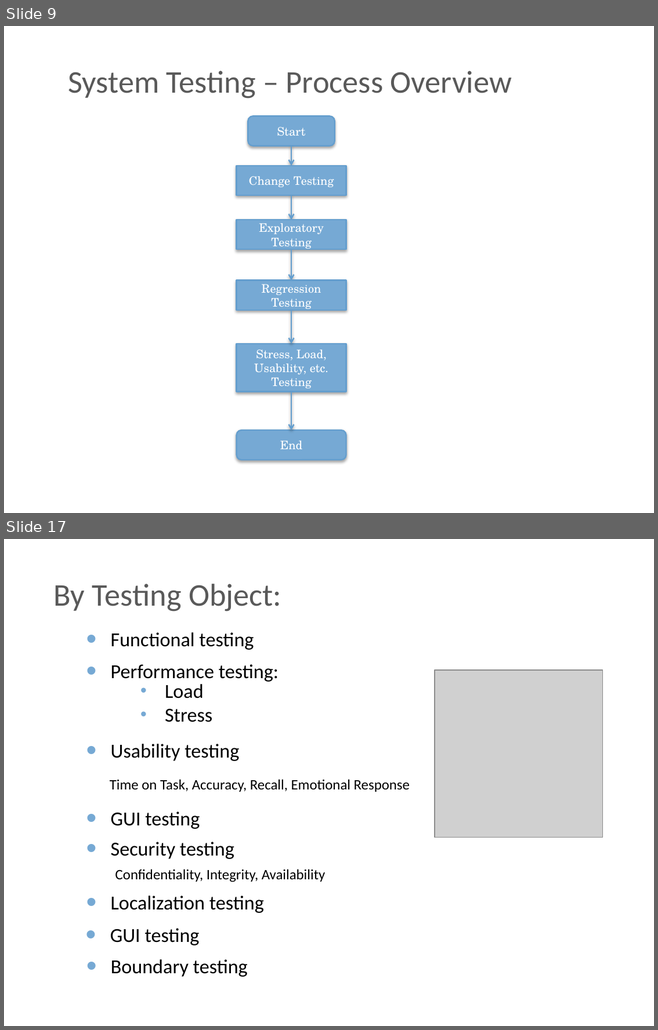
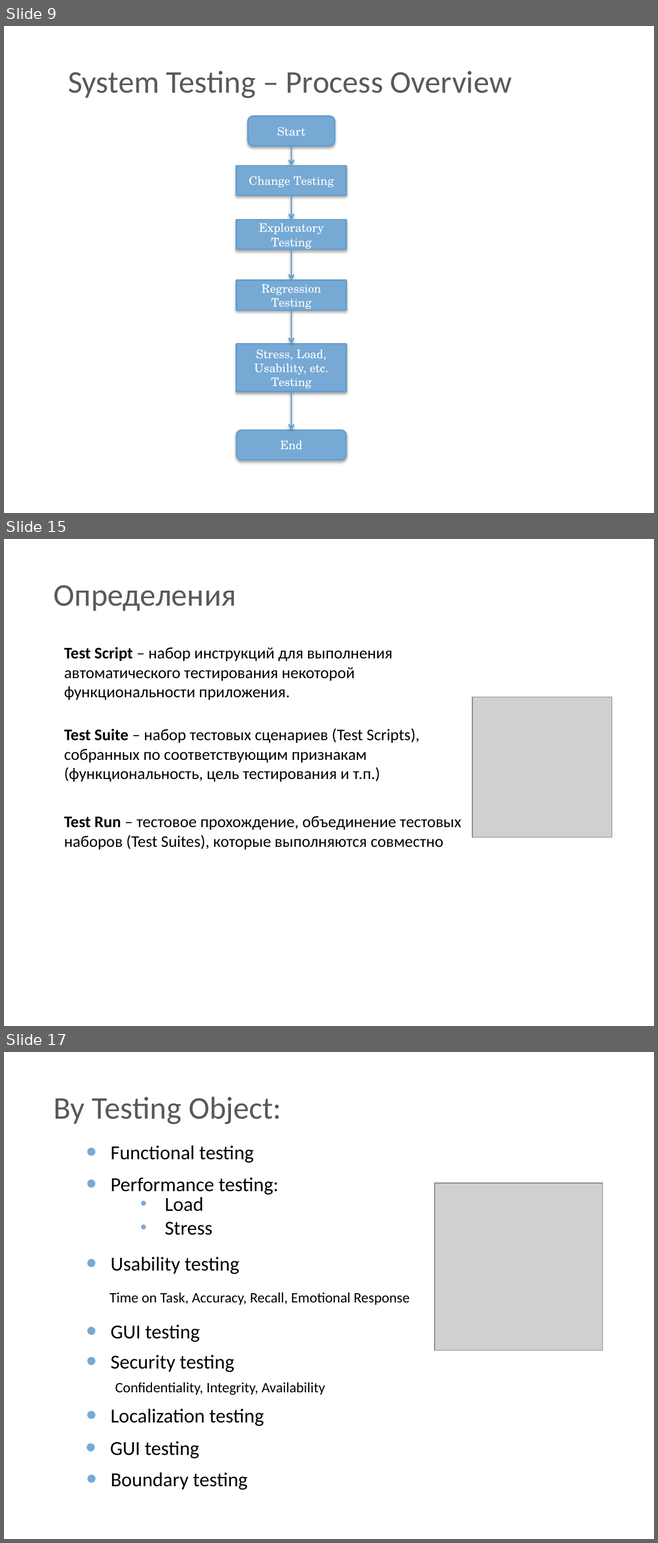
Before and after one commit to BigRacer/swtesting, a slide deck: 2.Testing_types/Testing types.pptx. Shown one above the other, each under a label of ours: slides 9 and 17 before the commit, slides 9, 15 and 17 after it; the slides between them are not shown. The pictures are 658x1030 and 658x1543 pixels, drawn with LibreOffice and Linux fonts; fonts in the diff are those of the drawing; grey boxes stand for pictures; background and template pictures are left out. Boxes give left, top, right and bottom in pixels: in the first picture for what was removed or moved away, otherwise in the second. Text is boxed around its words. In the diff, an @@ line names an element or a change of style, - is before the commit and + after.

```diff
--- a/2.Testing_types/Testing types.pptx
+++ b/2.Testing_types/Testing types.pptx
@@ slide 15 added at (4, 539, 654, 1026), background picture (left out) @@
@@ text added at (54, 585, 237, 611), 35 pt, text #595959 @@
+Определения
@@ text added at (64, 647, 392, 700), 18 pt, text #000000 @@
+Test Script – набор инструкций для выполнения автоматического тестирования некоторой функциональности приложения.
@@ picture added at (471, 697, 611, 837) @@
@@ text added at (64, 728, 419, 782), 18 pt, text #000000 @@
+Test Suite – набор тестовых сценариев (Test Scripts), собранных по соответствующим признакам (функциональность, цель тестирования и т.п.)
@@ text added at (64, 816, 461, 850), 18 pt, text #000000 @@
+Test Run – тестовое прохождение, объединение тестовых наборов (Test Suites), которые выполняются совместно
```
Also in this commit, not shown: 8 slides changed, 4 other slides added, 5 slides removed.
